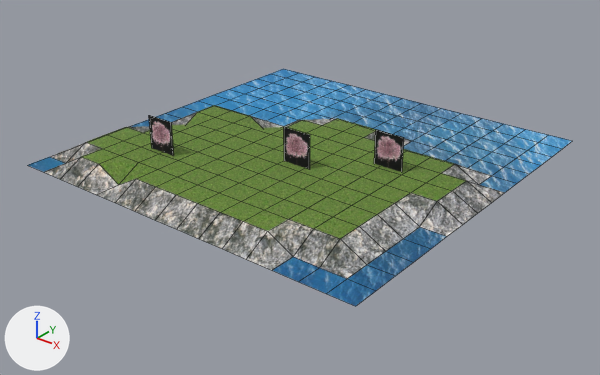
The OBJ model Project/models/Menu/Menu.obj: old version first, new version second.
Camera for both pictures: a 50 mm camera at (48.5, -62.2, 34.2) aimed at (0.9, -2.6, -2.7). The axes (+X, +Y, +Z) are drawn at lower left. The lights are the same throughout. Mesh edges are drawn as thin lines. Where no turn or scale is listed for an object, it has been applied to the vertices.

Names of what the first picture shows: 'Menu'.
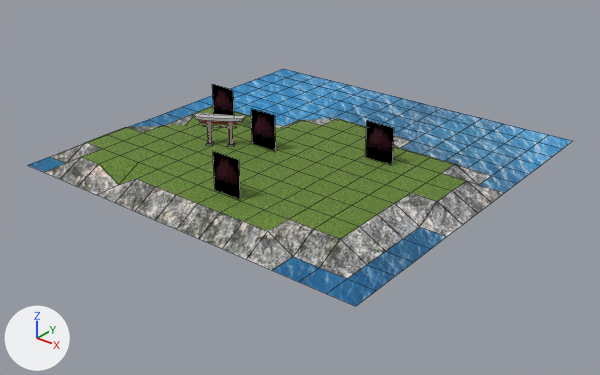
Commit message: added start of the menu

Location of each change, (x1, y1, x2, y2) in pixels of the pictures (600 x 375 px):
part 1 of me_menu, deleted: before (374, 130, 404, 172)
part 2 of me_menu, deleted: before (149, 115, 174, 156)
part 3 of me_menu, built on: after (193, 84, 394, 199)
part 4 of me_menu, recoloured: before (284, 127, 310, 169); after (204, 126, 236, 128)

The edits, one by one:
Picture 'rock.png' (img_rock_png) is new.
Picture 'redwood.png' (img_redwood_png) is new.
Picture 'CherryBlossomTree.png' (img_cherryblossomtree_png) is new.
Material 'menuEntry:lambert2SG' (mat_menuentry_lambert2sg) is new.
Its texture is img_rock_png.
Its roughness is 1.0.
Material 'menuEntry:lambert3SG' (mat_menuentry_lambert3sg) is new.
Its texture is img_redwood_png.
Its roughness is 1.0.
Material 'lambert6SG' (mat_lambert6sg) is new.
Its texture is img_cherryblossomtree_png.
Its roughness is 1.0.
me_menu is used by ob_menu; location (0.0, 0.0, 0.0).
me_menu had 280 vertices, 243 faces and spanned x -20.0..20.0, y -20.0..20.0, z 0.0..5.0.
me_menu now has 408 vertices, 379 faces and spans x -20.0..20.0, y -20.0..20.0, z 0.0..5.3.
me_menu part 1: the loose piece of 8 vertices spanning x 8.5..11.6, y -0.8, z 1.1..5.0 is deleted.
me_menu part 2: the loose piece of 8 vertices spanning x -11.0..-7.9, y -11.6..-11.5, z 1.1..5.0 is deleted.
Part 3, on me_menu:
8 vertices move from x 1.4..4.5, y -5.7, z 1.1..5.0 to x -7.7..-4.7, y -7.5..-5.6, z 3.3..3.4.
87 vertices are added at x -12.0..7.0, y -14.5..0.0, z 1.3..5.3.
40 new vertices lie (0.0, 0.0, 2.2) away from vertices in x -7.3..-5.1, y -7.3..-5.9, z 1.6.
9 new vertices lie (0.4, -0.7, 0.0) away from vertices in x -8.7..-4.2, y -7.6..-4.9, z 1.4..4.6.
8 new vertices lie (3.1, 0.0, 0.0) away from vertices in x -12.0..7.0, y -14.5..0.0, z 1.3..5.3.
126 new faces join them, mat_menuentry_lambert3sg (picture img_redwood_png).
6 new faces join them, mat_initialshadinggroup (grey #bcbcbc).
12 new faces join them, mat_menuentry_lambert2sg (picture img_rock_png).
4 new faces join them, mat_lambert6sg (picture img_cherryblossomtree_png).
me_menu part 4: 1 face spanning x -7.6..-4.7, y -7.5..-5.8, z 3.3..3.4 switches from mat_lambert5sg (picture img_sakura_boom_png) to mat_menuentry_lambert3sg (picture img_redwood_png).
me_menu no longer uses material mat_lambert5sg (picture img_sakura_boom_png).
me_menu no longer uses material mat_pasted__lambert5sg (picture img_sakura_boom_png).
me_menu no longer uses material mat_pasted__lambert5sg1 (picture img_sakura_boom_png).
me_menu now uses material mat_menuentry_lambert3sg (picture img_redwood_png).
me_menu now uses material mat_menuentry_lambert2sg (picture img_rock_png).
me_menu now uses material mat_lambert6sg (picture img_cherryblossomtree_png).
